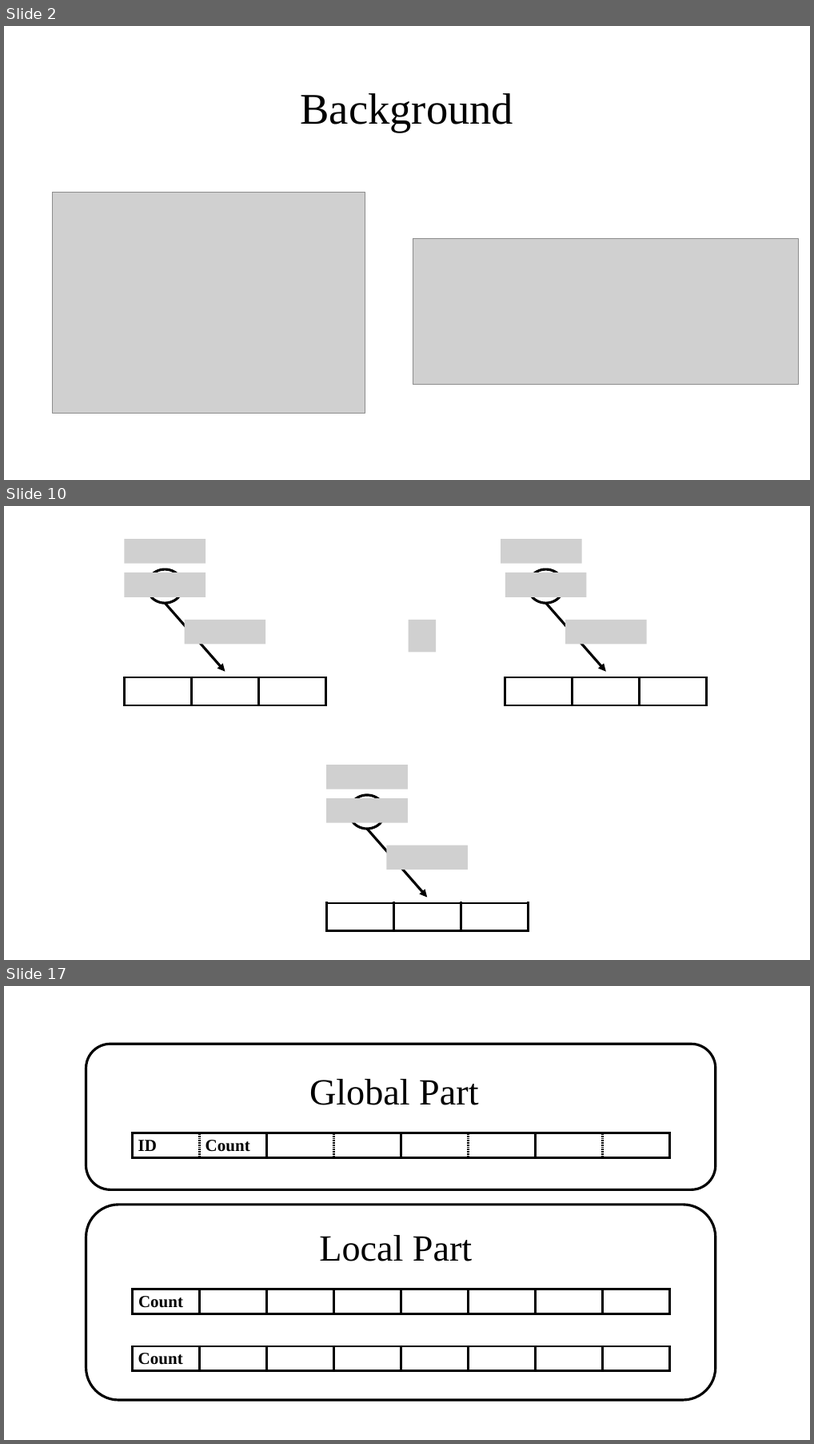
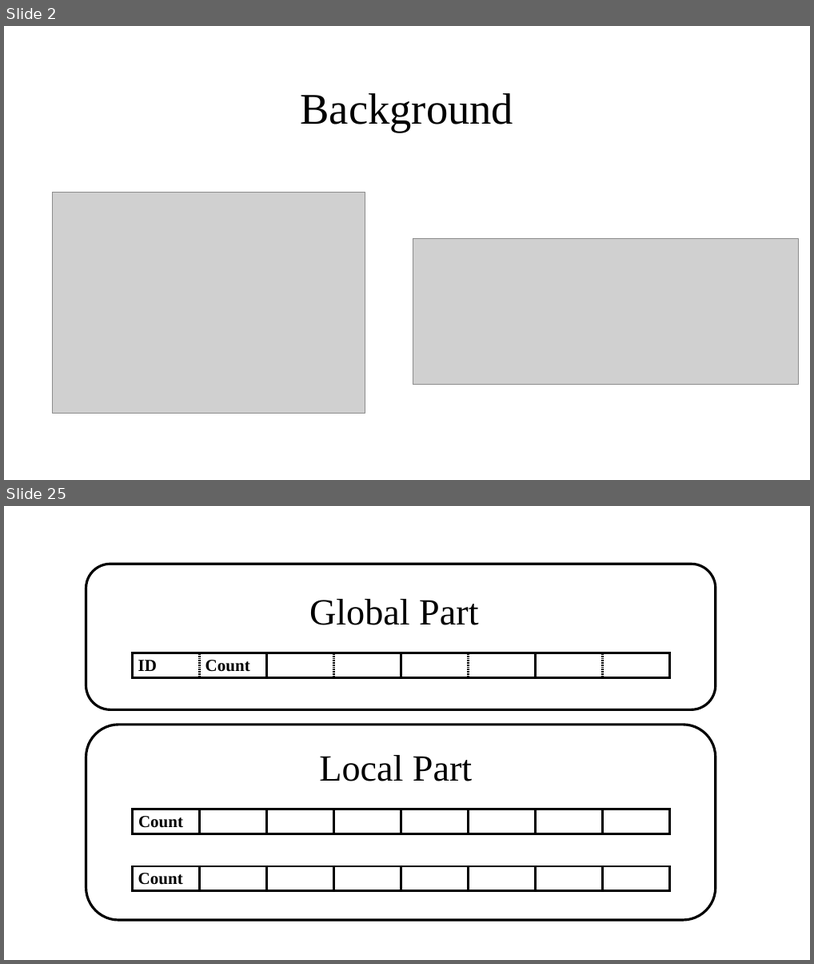
Before and after one commit to Lipox/Dimension, a slide deck: dimensions.pptx. Shown one above the other, each under a label of ours: slides 2, 10 and 17 before the commit, slides 2 and 25 after it; the slides between them are not shown. The pictures are 814x1444 and 814x964 pixels, drawn with LibreOffice and Linux fonts; fonts in the diff are those of the drawing; grey boxes stand for pictures. Boxes give left, top, right and bottom in pixels: in the first picture for what was removed or moved away, otherwise in the second. Text is boxed around its words. In the diff, an @@ line names an element or a change of style, - is before the commit and + after.

```diff
--- a/dimensions.pptx
+++ b/dimensions.pptx
@@ slide 10 removed at [4, 506, 810, 960], background #FFFFFF @@
@@ picture removed at [124, 539, 206, 563] @@
@@ picture removed at [502, 539, 582, 563] @@
@@ picture removed at [124, 572, 206, 596] @@
@@ ellipse removed at [146, 569, 182, 604] @@
@@ picture removed at [506, 572, 586, 596] @@
@@ ellipse removed at [529, 569, 564, 604] @@
@@ arrow removed from (165, 603) to (226, 671) @@
@@ picture removed at [184, 620, 266, 644] @@
@@ picture removed at [409, 620, 437, 652] @@
@@ arrow removed from (546, 603) to (606, 671) @@
@@ picture removed at [566, 620, 647, 644] @@
@@ table removed at [124, 677, 326, 702], 1 rows, 3 columns @@
- |  | 
@@ table removed at [506, 677, 707, 702], 1 rows, 3 columns @@
- |  | 
@@ picture removed at [326, 764, 407, 788] @@
@@ picture removed at [326, 798, 407, 822] @@
@@ ellipse removed at [350, 795, 385, 828] @@
@@ arrow removed from (367, 828) to (427, 896) @@
@@ picture removed at [387, 844, 468, 869] @@
@@ table removed at [326, 903, 528, 928], 1 rows, 3 columns @@
- |  | 
@@ what was slide 17 is now slide 25 @@
```
Also in this commit, not shown: 5 slides changed, 15 slides added, 10 other slides removed.
